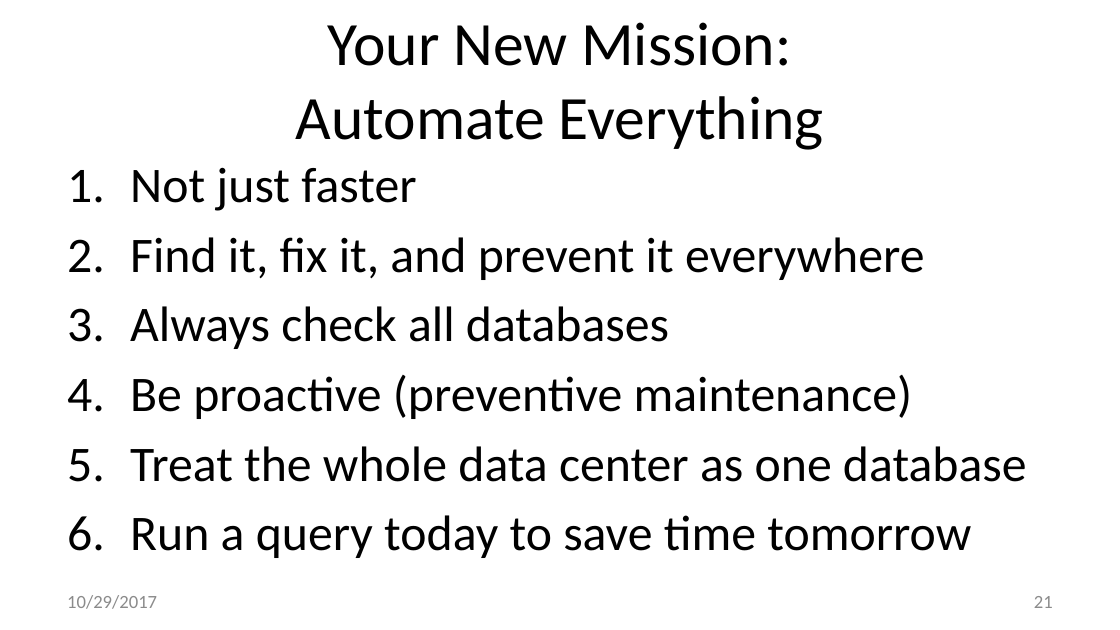
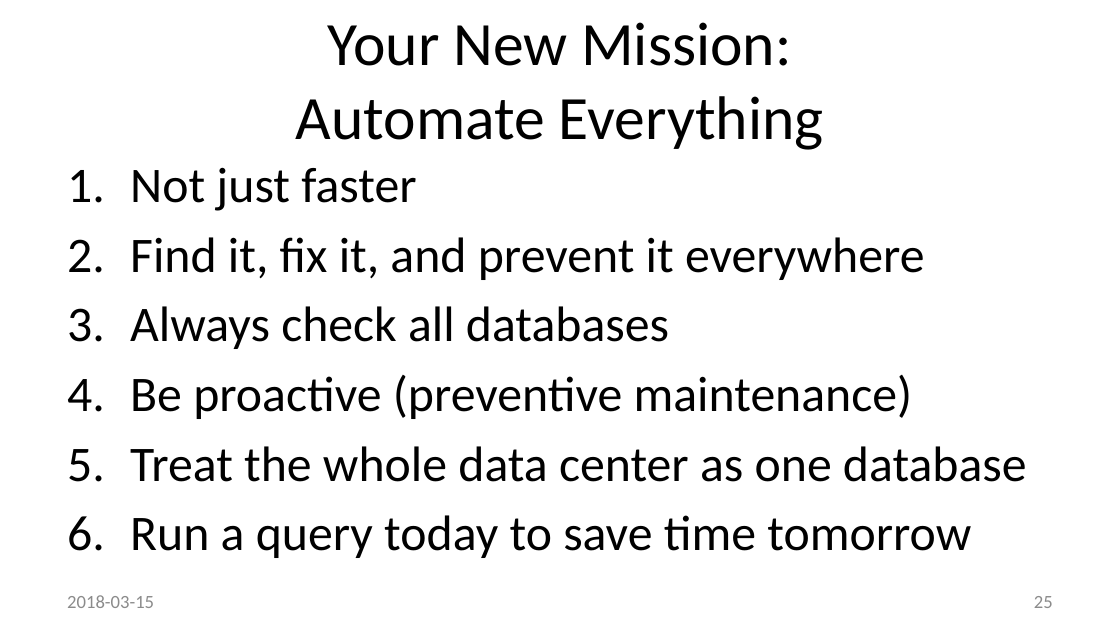
Before and after one commit to method5/method5.github.io, a slide deck: slide 25 of presentations/Method5.pptx (slide 21 before the commit). Drawn at 1120x630 pixels with LibreOffice and Linux fonts; fonts in the diff are those of the drawing; background and template pictures are left out. Boxes give left, top, right and bottom in pixels: in the first picture for what was removed or moved away, otherwise in the second. Text is boxed around its words. In the diff, an @@ line names an element or a change of style, - is before the commit and + after.

```diff
--- a/presentations/Method5.pptx
+++ b/presentations/Method5.pptx
@@ text at bbox=[67, 595, 154, 608]: text changed @@
-10/29/2017
+2018-03-15
@@ page number at bbox=[1034, 596, 1053, 608]: text changed @@
-21
+25
```
Also in this commit, not shown: 20 other slides changed, 4 slides added.
